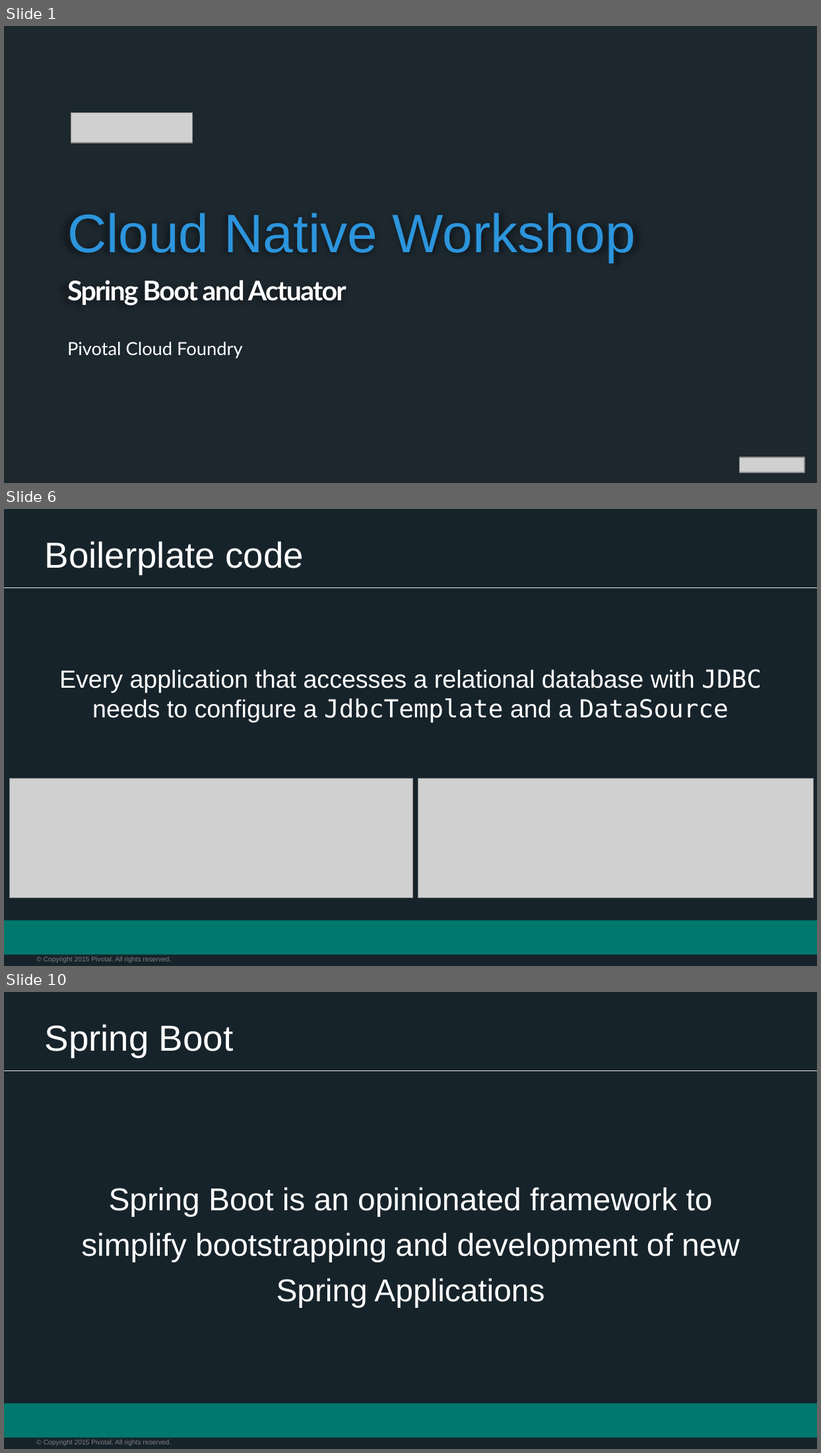
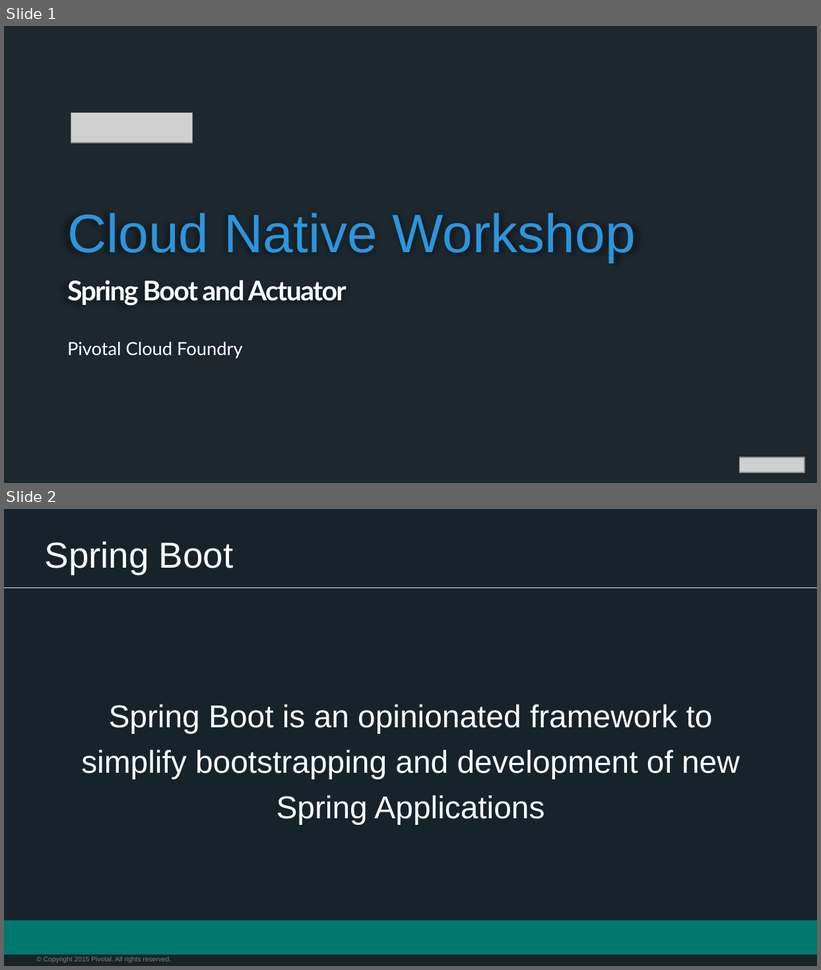
Before and after one commit to appalrpivotal/PCF-Workshop-ESI, a slide deck: presentations/5-Spring_Overview.pptx. Shown one above the other, each under a label of ours: slides 1, 6 and 10 before the commit, slides 1 and 2 after it; the slides between them are not shown. The pictures are 821x1453 and 821x970 pixels, drawn with LibreOffice and Linux fonts; fonts in the diff are those of the drawing; grey boxes stand for pictures; background and template pictures are left out; a plain dark background stands for a picture behind light text. Boxes give left, top, right and bottom in pixels: in the first picture for what was removed or moved away, otherwise in the second. Text is boxed around its words. In the diff, an @@ line names an element or a change of style, - is before the commit and + after.

```diff
--- a/presentations/5-Spring_Overview.pptx
+++ b/presentations/5-Spring_Overview.pptx
@@ slide 6 removed at (x1=4, y1=509, x2=817, y2=966), background #17232A; not listed: 3 template elements that a slide beside it also shows @@
@@ title removed at (x1=45, y1=541, x2=304, y2=574) @@
-Boilerplate code
@@ text removed at (x1=59, y1=669, x2=761, y2=723) @@
-Every application that accesses a relational database with JDBC needs to configure a JdbcTemplate and a DataSource
@@ picture removed at (x1=10, y1=778, x2=413, y2=898) @@
@@ picture removed at (x1=418, y1=778, x2=813, y2=898) @@
@@ what was slide 10 is now slide 2 @@
```
Also in this commit, not shown: 7 other slides removed, 42 other files.
